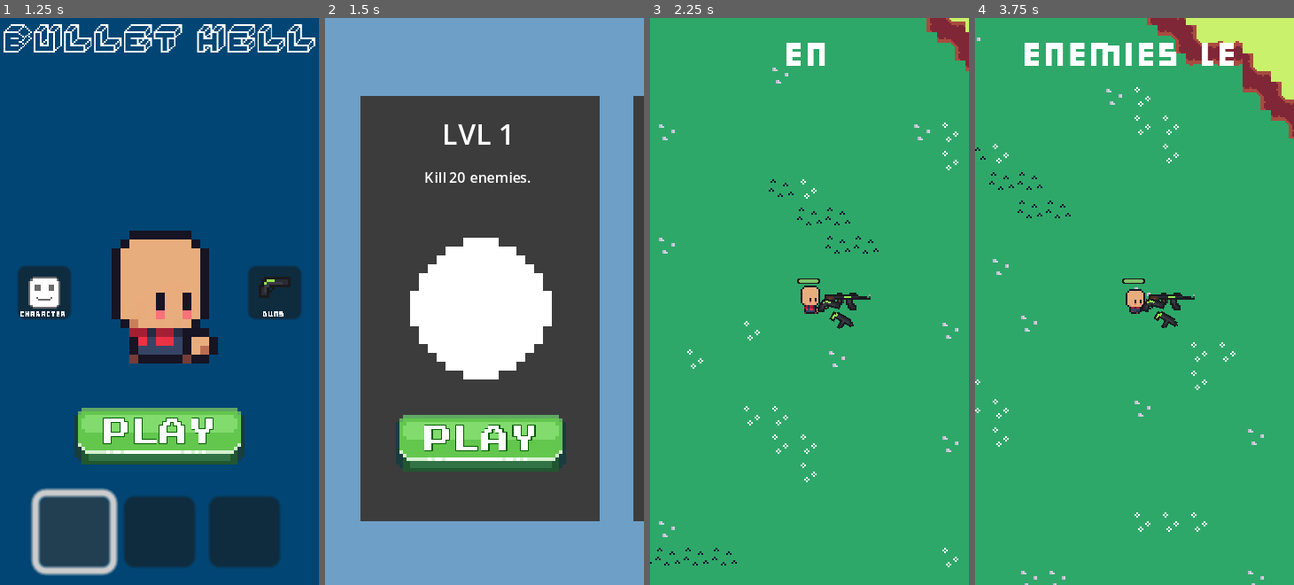
Above: before the commit, frames 1-4 (left to right).
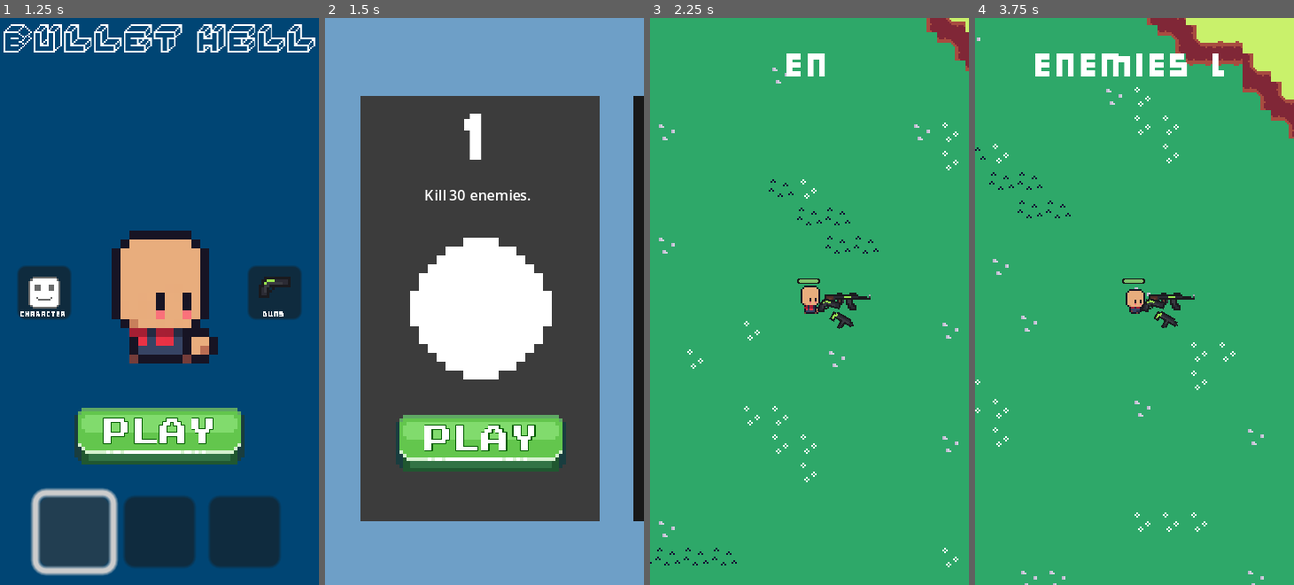
Above: after the commit, the same moments.

Repository: TrojanB/bullet_hell
Game: Godot game, scene res://scenes/menu.tscn
Two runs of this game, one before a commit and one after it. Both use one fixed random seed, a clock stepped at 60 frames per second and the inputs below.
Inputs (mouse positions are in pixels of both pictures, inside the frame that each line leads up to):
- Up to frame 1 (1.25 s): click (73, 533) at 0.5 s
- Up to frame 2 (1.5 s): click "PLAY" at 1.25 s
- Up to frame 3 (2.25 s): click "PLAY" at 2 s
- Up to frame 4 (3.75 s): hold D (walk_right) 2.78-3.53 s; hold S (walk_down) from 3.53 s (still down)

Frame 1 is identical in both runs. In frame 2, 3.6% of the frame differs, in the area x 31-100%, y 13-89%; in frame 3, 0.3%; in frame 4, 2.0%.

Commit message:
bleb ble

Diff:
--- a/LEVEL_MENAGMENT.gd
+++ b/LEVEL_MENAGMENT.gd
@@ -29,6 +29,7 @@
 			label.game_mode = game_mode
 			label.goal = goal
 
+func start_spawning():
 	spawn_indicator()
 
 func spawn_indicator():
@@ -67,3 +68,14 @@
 		Gm.game_mode.KILL_AMOUNT:
 			goal-=1
 			player.update_ui(goal)
+			if goal <= 0:
+				level_passed()
+
+func _on_enemy_died():
+	update_killcount()
+
+func level_passed():
+	var lvl_passed_screen = player.get_node("UI/level_passed")
+	if lvl_passed_screen:
+		lvl_passed_screen.visible = true
+	get_tree().paused = true
--- a/Player/HealthBar.gd
+++ b/Player/HealthBar.gd
@@ -1,6 +1,6 @@
 extends TextureProgressBar
 
-@onready var player = $".."
+@onready var player = $"../.."
 var max_health : int
 
 func _ready():
--- a/Player/player.gd
+++ b/Player/player.gd
@@ -6,15 +6,18 @@
 
 @onready var player_model = $PlayerModel
 @onready var pistol = $Weapons/Pistol
-@onready var health_bar = $HealthBar
-@onready var level_goal = $Level_Goal
 
+#UI
+@onready var game_over = $UI/GAME_OVER
+@onready var health_bar = $UI/HealthBar
+@onready var level_goal = $UI/Level_Goal
 
 signal update_healthbar
 signal player_died
+signal introduction_ended
 
 func _ready():
-	$GAME_OVER.visible = false
+	game_over.visible = false
 
 
 func _physics_process(delta):
@@ -53,9 +56,15 @@
 
 
 func _on_player_died():
-	$GAME_OVER.visible = true
+	game_over.visible = true
 	$Camera2D/AnimationPlayer.play("RESET")
 	get_tree().paused = true
 
 func update_ui(killcount : int):
-	level_goal.text = killcount
+	level_goal.text = str(killcount)
+
+
+func _on_animation_player_animation_finished(anim_name):
+	var level = get_parent()
+	if level.has_method("start_spawning"):
+		level.start_spawning()
--- a/Player/player.tscn
+++ b/Player/player.tscn
@@ -14,6 +14,7 @@
 [ext_resource type="PackedScene" uid="uid://78yn13mmrxel" path="res://scenes/game_over.tscn" id="12_yn45q"]
 [ext_resource type="FontFile" uid="uid://dxf0rvegqcyfs" path="res://Fonts/BULKYPIX.TTF" id="13_hqwup"]
 [ext_resource type="Script" path="res://Player/Level_Goal_Label.gd" id="14_qb36p"]
+[ext_resource type="PackedScene" uid="uid://b0ft22l8oj7rc" path="res://scenes/level_passed.tscn" id="15_sycgu"]
 
 [sub_resource type="Animation" id="Animation_aoqe4"]
 resource_name = "RESET"
@@ -192,7 +193,7 @@
 tracks/0/type = "value"
 tracks/0/imported = false
 tracks/0/enabled = true
-tracks/0/path = NodePath("Level_Goal:visible_ratio")
+tracks/0/path = NodePath("UI/Level_Goal:visible_ratio")
 tracks/0/interp = 1
 tracks/0/loop_wrap = true
 tracks/0/keys = {
@@ -208,11 +209,11 @@
 tracks/0/type = "value"
 tracks/0/imported = false
 tracks/0/enabled = true
-tracks/0/path = NodePath("Level_Goal:visible_ratio")
+tracks/0/path = NodePath("UI/Level_Goal:visible_ratio")
 tracks/0/interp = 1
 tracks/0/loop_wrap = true
 tracks/0/keys = {
-"times": PackedFloat32Array(0, 1, 1.5, 2.5),
+"times": PackedFloat32Array(0, 1, 1.5, 2.2),
 "transitions": PackedFloat32Array(1, 1, 1, 1),
 "update": 0,
 "values": [0.0, 1.0, 1.0, 0.0]
@@ -267,7 +268,17 @@
 [node name="SMG" parent="Weapons" instance=ExtResource("7_vfola")]
 damage = 0.1
 
-[node name="HealthBar" type="TextureProgressBar" parent="."]
+[node name="Spawn_Area" type="Node2D" parent="."]
+
+[node name="Spawn_Point_1" type="Marker2D" parent="Spawn_Area"]
+position = Vector2(-270, -140)
+
+[node name="Spawn_Point_2" type="Marker2D" parent="Spawn_Area"]
+position = Vector2(230, 190)
+
+[node name="UI" type="Node2D" parent="."]
+
+[node name="HealthBar" type="TextureProgressBar" parent="UI"]
 z_index = 3
 offset_left = -7.0
 offset_top = -13.0
@@ -282,31 +293,15 @@
 tint_progress = Color(0.49013, 0.761686, 0.422345, 1)
 script = ExtResource("11_uyx5v")
 
-[node name="Spawn_Area" type="Node2D" parent="."]
-
-[node name="Spawn_Point_1" type="Marker2D" parent="Spawn_Area"]
-position = Vector2(-270, -140)
-
-[node name="Spawn_Point_2" type="Marker2D" parent="Spawn_Area"]
-position = Vector2(230, 190)
-
-[node name="GAME_OVER" parent="." instance=ExtResource("12_yn45q")]
-process_mode = 3
-visible = false
+[node name="Level_Goal" type="Label" parent="UI"]
 z_index = 3
-offset_left = -90.0
-offset_top = -160.0
-scale = Vector2(2, 2)
-
-[node name="Level_Goal" type="Label" parent="."]
-z_index = 4
 custom_minimum_size = Vector2(180, 0)
 anchors_preset = 10
 anchor_right = 1.0
 offset_left = -90.0
 offset_top = -150.0
 offset_right = 90.0
-offset_bottom = -125.0
+offset_bottom = -113.0
 grow_horizontal = 2
 theme_override_fonts/font = ExtResource("13_hqwup")
 text = "TIME LEFT TO KILL ENEMIES:"
@@ -315,16 +310,31 @@
 autowrap_mode = 2
 script = ExtResource("14_qb36p")
 
-[node name="AnimationPlayer" type="AnimationPlayer" parent="Level_Goal"]
-root_node = NodePath("../..")
+[node name="AnimationPlayer" type="AnimationPlayer" parent="UI/Level_Goal"]
+root_node = NodePath("../../..")
 libraries = {
 "": SubResource("AnimationLibrary_yqdcq")
 }
 autoplay = "typing_effect"
 
+[node name="GAME_OVER" parent="UI" instance=ExtResource("12_yn45q")]
+process_mode = 3
+visible = false
+z_index = 4
+offset_left = -90.0
+offset_top = -160.0
+scale = Vector2(2, 2)
+
+[node name="level_passed" parent="UI" instance=ExtResource("15_sycgu")]
+process_mode = 3
+visible = false
+z_index = 4
+scale = Vector2(2, 2)
+
 [connection signal="player_died" from="." to="." method="_on_player_died"]
-[connection signal="update_healthbar" from="." to="HealthBar" method="_on_player_update_healthbar"]
+[connection signal="update_healthbar" from="." to="UI/HealthBar" method="_on_player_update_healthbar"]
 [connection signal="animation_finished" from="Camera2D/AnimationPlayer" to="Camera2D" method="_on_animation_player_animation_finished"]
 [connection signal="body_entered" from="PlayerHitArea" to="." method="_on_player_hit_area_body_entered"]
 [connection signal="body_exited" from="PlayerHitArea" to="." method="_on_player_hit_area_body_exited"]
-[connection signal="animation_finished" from="Level_Goal/AnimationPlayer" to="Level_Goal" method="_on_animation_player_animation_finished"]
+[connection signal="animation_finished" from="UI/Level_Goal/AnimationPlayer" to="." method="_on_animation_player_animation_finished"]
+[connection signal="animation_finished" from="UI/Level_Goal/AnimationPlayer" to="UI/Level_Goal" method="_on_animation_player_animation_finished"]
--- a/enemies/BaseEnemy/enemy.gd
+++ b/enemies/BaseEnemy/enemy.gd
@@ -31,7 +31,7 @@
 	can_attack_timer.wait_time = attack_delay
 	health_bar.max_health = int(health)
 
-func _physics_process(delta):
+func _physics_process(_delta):
 	if player and can_move:
 		direction = global_position.direction_to(player.global_position)
 		velocity = direction.normalized() * speed
--- a/scenes/game_over.tscn
+++ b/scenes/game_over.tscn
@@ -7,16 +7,22 @@
 [ext_resource type="Texture2D" uid="uid://irvc1gsfvxiy" path="res://GameSprites/BUTTONS/[2] Red/[3] Hover.png" id="4_1l827"]
 [ext_resource type="Texture2D" uid="uid://brq3t85m3ejyr" path="res://GameSprites/BUTTONS/[2] Red/[2] Clicked.png" id="5_gj8gn"]
 
-[sub_resource type="StyleBoxTexture" id="StyleBoxTexture_b5lfm"]
-content_margin_bottom = 2.0
+[sub_resource type="StyleBoxTexture" id="StyleBoxTexture_fvgw3"]
 texture = ExtResource("3_647gr")
 
-[sub_resource type="StyleBoxTexture" id="StyleBoxTexture_q3yly"]
-content_margin_bottom = 2.0
+[sub_resource type="StyleBoxTexture" id="StyleBoxTexture_4wbjq"]
 texture = ExtResource("4_1l827")
 
-[sub_resource type="StyleBoxTexture" id="StyleBoxTexture_oxg03"]
-content_margin_bottom = 0.0
+[sub_resource type="StyleBoxTexture" id="StyleBoxTexture_vhov5"]
+texture = ExtResource("5_gj8gn")
+
+[sub_resource type="StyleBoxTexture" id="StyleBoxTexture_dmw1x"]
+texture = ExtResource("3_647gr")
+
+[sub_resource type="StyleBoxTexture" id="StyleBoxTexture_a2rce"]
+texture = ExtResource("4_1l827")
+
+[sub_resource type="StyleBoxTexture" id="StyleBoxTexture_nebao"]
 texture = ExtResource("5_gj8gn")
 
 [node name="GAME_OVER" type="Control"]
@@ -69,9 +75,9 @@
 theme = ExtResource("2_t8e1f")
 theme_override_colors/font_outline_color = Color(0, 0, 0, 1)
 theme_override_font_sizes/font_size = 4
-theme_override_styles/normal = SubResource("StyleBoxTexture_b5lfm")
-theme_override_styles/hover = SubResource("StyleBoxTexture_q3yly")
-theme_override_styles/pressed = SubResource("StyleBoxTexture_oxg03")
+theme_override_styles/normal = SubResource("StyleBoxTexture_fvgw3")
+theme_override_styles/hover = SubResource("StyleBoxTexture_4wbjq")
+theme_override_styles/pressed = SubResource("StyleBoxTexture_vhov5")
 text = "PLAY AGAIN"
 
 [node name="Main_Menu_Button" type="Button" parent="ColorRect"]
@@ -90,9 +96,9 @@
 theme = ExtResource("2_t8e1f")
 theme_override_colors/font_outline_color = Color(0, 0, 0, 1)
 theme_override_font_sizes/font_size = 4
-theme_override_styles/normal = SubResource("StyleBoxTexture_b5lfm")
-theme_override_styles/hover = SubResource("StyleBoxTexture_q3yly")
-theme_override_styles/pressed = SubResource("StyleBoxTexture_oxg03")
+theme_override_styles/normal = SubResource("StyleBoxTexture_dmw1x")
+theme_override_styles/hover = SubResource("StyleBoxTexture_a2rce")
+theme_override_styles/pressed = SubResource("StyleBoxTexture_nebao")
 text = "MAIN MENU"
 
 [connection signal="button_up" from="ColorRect/Play_Again_Button" to="." method="_on_play_again_button_button_up"]
--- /dev/null
+++ b/scenes/level_passed.tscn
@@ -0,0 +1,107 @@
+[gd_scene load_steps=13 format=3 uid="uid://b0ft22l8oj7rc"]
+
+[ext_resource type="FontFile" uid="uid://t7vnh0padj13" path="res://Fonts/prstart.ttf" id="1_0rpt4"]
+[ext_resource type="Texture2D" uid="uid://ch776x4p16kc8" path="res://GameSprites/BUTTONS/[4] Green/[1] Normal.png" id="1_08m8x"]
+[ext_resource type="Script" path="res://scenes/level_passed_screen.gd" id="1_70366"]
+[ext_resource type="Texture2D" uid="uid://lk7fgpsoqo30" path="res://GameSprites/BUTTONS/[4] Green/[3] Hover.png" id="2_cevk7"]
+[ext_resource type="Texture2D" uid="uid://b3opbgnakwtmu" path="res://GameSprites/BUTTONS/[4] Green/[2] Clicked.png" id="3_do2el"]
+
+[sub_resource type="StyleBoxFlat" id="StyleBoxFlat_wm6ec"]
+bg_color = Color(0.25, 0.25, 0.25, 0.784314)
+
+[sub_resource type="StyleBoxTexture" id="StyleBoxTexture_potyt"]
+texture = ExtResource("1_08m8x")
+
+[sub_resource type="StyleBoxTexture" id="StyleBoxTexture_6kplc"]
+texture = ExtResource("2_cevk7")
+
+[sub_resource type="StyleBoxTexture" id="StyleBoxTexture_l2lvx"]
+texture = ExtResource("3_do2el")
+
+[sub_resource type="StyleBoxTexture" id="StyleBoxTexture_lss6u"]
+texture = ExtResource("1_08m8x")
+
+[sub_resource type="StyleBoxTexture" id="StyleBoxTexture_3cuw4"]
+texture = ExtResource("2_cevk7")
+
+[sub_resource type="StyleBoxTexture" id="StyleBoxTexture_cey83"]
+texture = ExtResource("3_do2el")
+
+[node name="level_passed" type="Control"]
+self_modulate = Color(1, 1, 1, 0.784314)
+layout_mode = 3
+anchors_preset = 15
+anchor_right = 1.0
+anchor_bottom = 1.0
+grow_horizontal = 2
+grow_vertical = 2
+script = ExtResource("1_70366")
+
+[node name="Panel" type="Panel" parent="."]
+custom_minimum_size = Vector2(90, 160)
+layout_mode = 1
+anchors_preset = 15
+anchor_right = 1.0
+anchor_bottom = 1.0
+grow_horizontal = 2
+grow_vertical = 2
+theme_override_styles/panel = SubResource("StyleBoxFlat_wm6ec")
+
+[node name="Label" type="Label" parent="Panel"]
+layout_mode = 1
+anchors_preset = 10
+anchor_right = 1.0
+offset_top = 10.0
+offset_right = 0.5
+offset_bottom = 22.0
+grow_horizontal = 2
+theme_override_font_sizes/font_size = 8
+text = "LEVEL PASSED"
+horizontal_alignment = 1
+
+[node name="MainMenuButton" type="Button" parent="Panel"]
+layout_mode = 1
+anchors_preset = 7
+anchor_left = 0.5
+anchor_top = 1.0
+anchor_right = 0.5
+anchor_bottom = 1.0
+offset_left = -36.0
+offset_top = -40.0
+offset_right = 36.0
+offset_bottom = -24.0
+grow_horizontal = 2
+grow_vertical = 0
+theme_override_colors/font_outline_color = Color(0, 0, 0, 1)
+theme_override_constants/outline_size = 1
+theme_override_fonts/font = ExtResource("1_0rpt4")
+theme_override_font_sizes/font_size = 4
+theme_override_styles/normal = SubResource("StyleBoxTexture_potyt")
+theme_override_styles/hover = SubResource("StyleBoxTexture_6kplc")
+theme_override_styles/pressed = SubResource("StyleBoxTexture_l2lvx")
+text = "MAIN MENU"
+
+[node name="PlayAgainButton" type="Button" parent="Panel"]
+layout_mode = 1
+anchors_preset = 7
+anchor_left = 0.5
+anchor_top = 1.0
+anchor_right = 0.5
+anchor_bottom = 1.0
+offset_left = -24.0
+offset_top = -20.0
+offset_right = 24.0
+offset_bottom = -4.0
+grow_horizontal = 2
+grow_vertical = 0
+theme_override_colors/font_outline_color = Color(0, 0, 0, 1)
+theme_override_constants/outline_size = 1
+theme_override_fonts/font = ExtResource("1_0rpt4")
+theme_override_font_sizes/font_size = 4
+theme_override_styles/normal = SubResource("StyleBoxTexture_lss6u")
+theme_override_styles/hover = SubResource("StyleBoxTexture_3cuw4")
+theme_override_styles/pressed = SubResource("StyleBoxTexture_cey83")
+text = "PLAY AGAIN"
+
+[connection signal="button_up" from="Panel/MainMenuButton" to="." method="_on_main_menu_button_button_up"]
+[connection signal="button_up" from="Panel/PlayAgainButton" to="." method="_on_play_again_button_button_up"]
--- /dev/null
+++ b/scenes/level_passed_screen.gd
@@ -0,0 +1,10 @@
+extends Control
+
+func _on_main_menu_button_button_up():
+	get_tree().paused = false
+	get_tree().change_scene_to_file("res://scenes/level_selection.tscn")
+
+
+func _on_play_again_button_button_up():
+	get_tree().paused = false
+	get_tree().reload_current_scene()
--- a/scenes/level_selection.tscn
+++ b/scenes/level_selection.tscn
@@ -48,18 +48,63 @@
 [node name="Level_Slot" parent="Panel/ScrollContainer/HBoxContainer" instance=ExtResource("1_2j8wu")]
 layout_mode = 2
 mouse_filter = 2
+level_number = 1
+goal = 30
+can_play = true
 
 [node name="Level_Slot2" parent="Panel/ScrollContainer/HBoxContainer" instance=ExtResource("1_2j8wu")]
 layout_mode = 2
 mouse_filter = 2
+level_number = 2
+goal = 50
 
 [node name="Level_Slot3" parent="Panel/ScrollContainer/HBoxContainer" instance=ExtResource("1_2j8wu")]
 layout_mode = 2
 mouse_filter = 2
+level_number = 3
+goal = 60
 
 [node name="Level_Slot4" parent="Panel/ScrollContainer/HBoxContainer" instance=ExtResource("1_2j8wu")]
 layout_mode = 2
 mouse_filter = 2
+level_number = 4
+goal = 70
+
+[node name="Level_Slot5" parent="Panel/ScrollContainer/HBoxContainer" instance=ExtResource("1_2j8wu")]
+layout_mode = 2
+mouse_filter = 2
+level_number = 5
+goal = 70
+
+[node name="Level_Slot6" parent="Panel/ScrollContainer/HBoxContainer" instance=ExtResource("1_2j8wu")]
+layout_mode = 2
+mouse_filter = 2
+level_number = 6
+goal = 70
+
+[node name="Level_Slot7" parent="Panel/ScrollContainer/HBoxContainer" instance=ExtResource("1_2j8wu")]
+layout_mode = 2
+mouse_filter = 2
+level_number = 7
+goal = 70
+
+[node name="Level_Slot8" parent="Panel/ScrollContainer/HBoxContainer" instance=ExtResource("1_2j8wu")]
+layout_mode = 2
+mouse_filter = 2
+level_number = 8
+goal = 70
+
+[node name="Level_Slot9" parent="Panel/ScrollContainer/HBoxContainer" instance=ExtResource("1_2j8wu")]
+layout_mode = 2
+mouse_filter = 2
+level_number = 9
+goal = 70
+
+[node name="Level_Slot10" parent="Panel/ScrollContainer/HBoxContainer" instance=ExtResource("1_2j8wu")]
+layout_mode = 2
+mouse_filter = 2
+level_number = 10
+goal = 70
 
 [node name="BLANK_SPACE2" type="Control" parent="Panel/ScrollContainer/HBoxContainer"]
 custom_minimum_size = Vector2(0, 1)
--- a/scenes/level_slot.tscn
+++ b/scenes/level_slot.tscn
@@ -1,8 +1,9 @@
-[gd_scene load_steps=5 format=3 uid="uid://qs3wmsh44i4a"]
+[gd_scene load_steps=6 format=3 uid="uid://qs3wmsh44i4a"]
 
 [ext_resource type="Script" path="res://scripts/level_slot.gd" id="1_vgxew"]
 [ext_resource type="Theme" uid="uid://ky5myamsyvlm" path="res://Themes/play_btn.tres" id="2_7l1tc"]
 [ext_resource type="Texture2D" uid="uid://ebt2k8cinv6n" path="res://GameSprites/SPAWN_INDICATORS/spawn_indicator_v4.png" id="3_e2pwr"]
+[ext_resource type="FontFile" uid="uid://dxf0rvegqcyfs" path="res://Fonts/BULKYPIX.TTF" id="3_e8xyg"]
 
 [sub_resource type="StyleBoxFlat" id="StyleBoxFlat_pluyb"]
 bg_color = Color(0.233925, 0.233925, 0.233925, 1)
@@ -15,7 +16,18 @@
 anchor_bottom = 0.75
 script = ExtResource("1_vgxew")
 
-[node name="Button" type="Button" parent="."]
+[node name="Panel" type="Panel" parent="."]
+custom_minimum_size = Vector2(67.5, 120)
+layout_mode = 1
+anchors_preset = 15
+anchor_right = 1.0
+anchor_bottom = 1.0
+grow_horizontal = 2
+grow_vertical = 2
+mouse_filter = 2
+theme_override_styles/panel = SubResource("StyleBoxFlat_pluyb")
+
+[node name="Play_Button" type="Button" parent="Panel"]
 z_index = 1
 layout_mode = 1
 anchors_preset = 7
@@ -32,39 +44,28 @@
 theme = ExtResource("2_7l1tc")
 text = "PLAY"
 
-[node name="Panel" type="Panel" parent="."]
-custom_minimum_size = Vector2(67.5, 120)
-layout_mode = 1
-anchors_preset = 15
-anchor_right = 1.0
-anchor_bottom = 1.0
-grow_horizontal = 2
-grow_vertical = 2
-mouse_filter = 2
-theme_override_styles/panel = SubResource("StyleBoxFlat_pluyb")
-
 [node name="Level_Name" type="Label" parent="Panel"]
 layout_mode = 1
 anchors_preset = 10
 anchor_right = 1.0
 offset_top = 5.0
 offset_right = 0.5
-offset_bottom = 17.0
+offset_bottom = 22.0
 grow_horizontal = 2
-theme_override_font_sizes/font_size = 8
-text = "LVL 1"
+theme_override_fonts/font = ExtResource("3_e8xyg")
+theme_override_font_sizes/font_size = 16
+text = "1"
 horizontal_alignment = 1
 
 [node name="Description" type="Label" parent="Panel"]
 layout_mode = 1
 anchors_preset = 10
 anchor_right = 1.0
-offset_top = 20.0
+offset_top = 25.0
 offset_right = 0.5
-offset_bottom = 32.0
+offset_bottom = 36.0
 grow_horizontal = 2
 theme_override_font_sizes/font_size = 4
-text = "kill this amount"
 horizontal_alignment = 1
 autowrap_mode = 2
 
@@ -83,4 +84,4 @@
 grow_vertical = 2
 texture = ExtResource("3_e2pwr")
 
-[connection signal="button_up" from="Button" to="." method="_on_button_button_up"]
+[connection signal="button_up" from="Panel/Play_Button" to="." method="_on_button_button_up"]
--- a/scripts/level_slot.gd
+++ b/scripts/level_slot.gd
@@ -5,23 +5,32 @@
 @onready var description = $Panel/Description
 @onready var image = $Panel/Image
 
+@export var level_number : int = 0
 @export var map : String = "res://scenes/level.tscn"
 @export var goal : int = 20
 @export var game_mode : Gm.game_mode = Gm.game_mode.KILL_AMOUNT
+@export var can_play := false
 
 # Called when the node enters the scene tree for the first time.
 func _ready():
 	MOUSE_FILTER_IGNORE
-	match game_mode:
-		Gm.game_mode.KILL_AMOUNT:
-			description.text = "Kill " + str(goal) + " enemies."
-		Gm.game_mode.SURVIVE_TIME:
-			description.text = "Survive " + str(goal) + " seconds."
-		Gm.game_mode.KILL_AMOUNT_TIME:
-			description.text = "Kill " + str(goal) + " enemies before time runs up."
-		Gm.game_mode.KILL_BOSS:
-			description.text = "Kill the boss."
+	level_name.text = str(level_number)
+	if can_play:
+		match game_mode:
+			Gm.game_mode.KILL_AMOUNT:
+				description.text = "Kill " + str(goal) + " enemies."
+			Gm.game_mode.SURVIVE_TIME:
+				description.text = "Survive " + str(goal) + " seconds."
+			Gm.game_mode.KILL_AMOUNT_TIME:
+				description.text = "Kill " + str(goal) + " enemies before time runs up."
+			Gm.game_mode.KILL_BOSS:
+				description.text = "Kill the boss."
+		modulate = Color(1,1,1)
+	else:
+		modulate = Color(0.405, 0.405, 0.405)
+
 
 
 func _on_button_button_up():
-	get_tree().change_scene_to_file(map)
+	if can_play:
+		get_tree().change_scene_to_file(map)
Not shown: 1 places in Player/player.tscn that only renumber resources
Not shown: 1 places in scenes/game_over.tscn that only renumber resources
